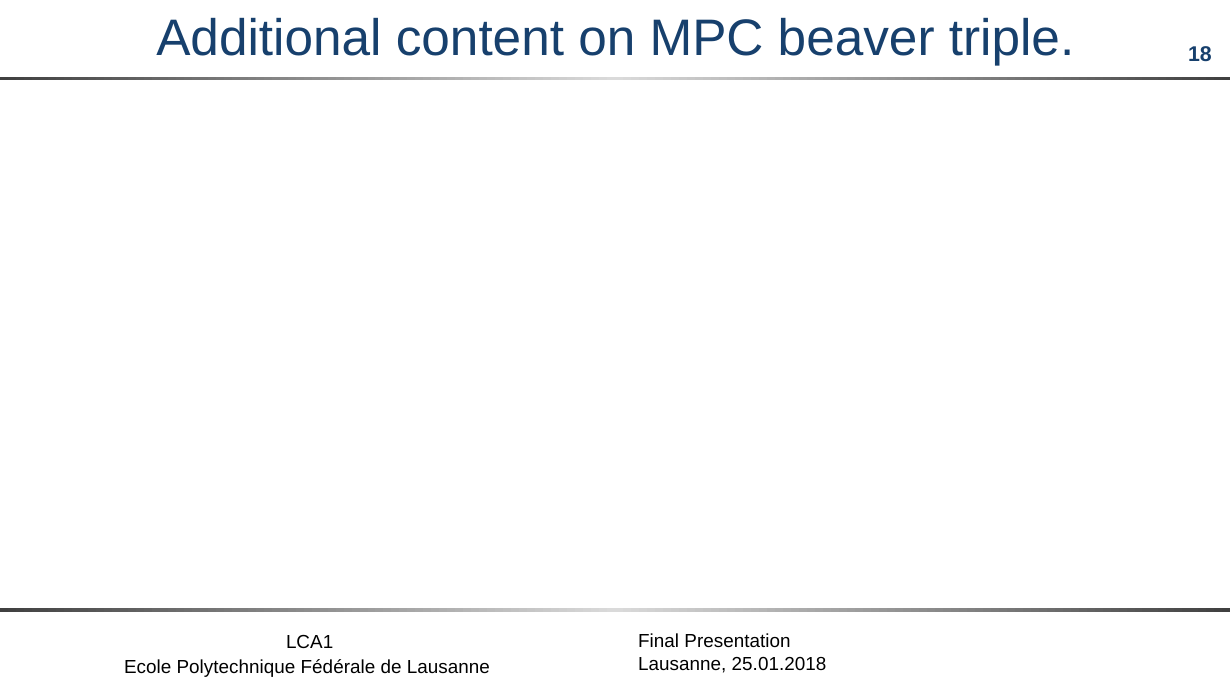
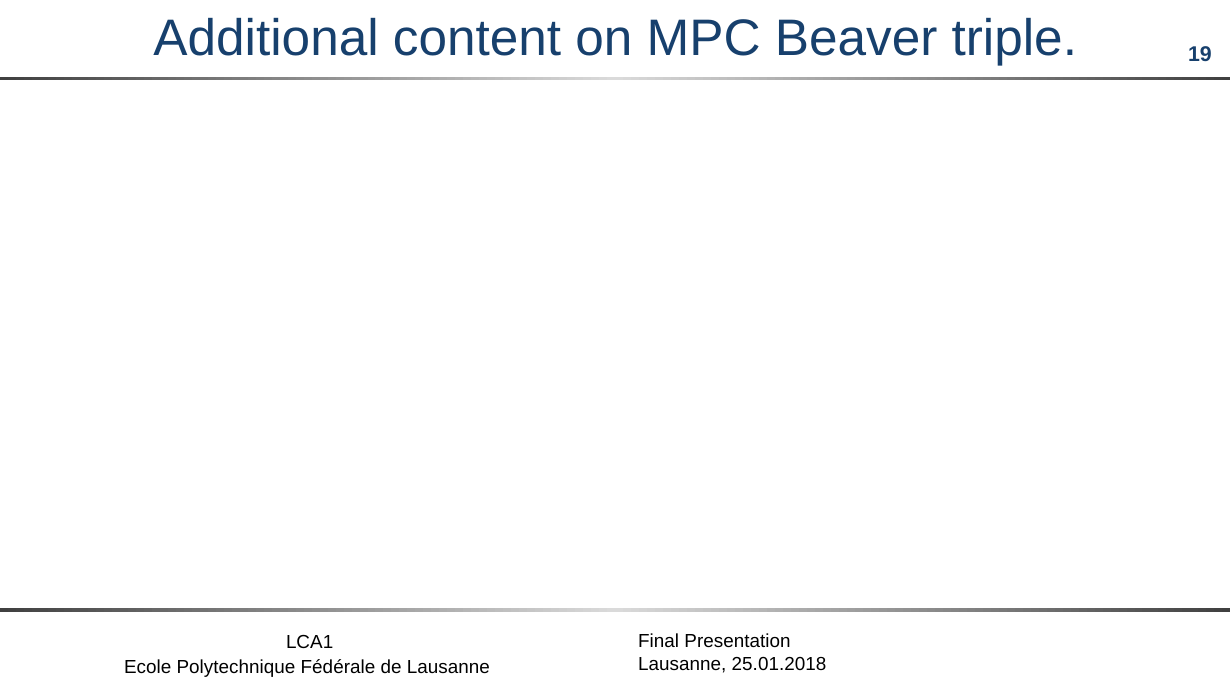
Before and after one commit to maxpr/MasterProjectDocuments, a slide deck: slide 19 of doc/FinalPresentation.pptx (slide 18 before the commit). Drawn at 1232x693 pixels with LibreOffice and Linux fonts; fonts in the diff are those of the drawing; grey boxes stand for pictures; background and template pictures are left out. Boxes give left, top, right and bottom in pixels: in the first picture for what was removed or moved away, otherwise in the second. Text is boxed around its words. In the diff, an @@ line names an element or a change of style, - is before the commit and + after.

```diff
--- a/doc/FinalPresentation.pptx
+++ b/doc/FinalPresentation.pptx
@@ title at box(153, 17, 1077, 65): text changed @@
-Additional content on MPC beaver triple.
+Additional content on MPC Beaver triple.
@@ page number at box(1188, 46, 1212, 62): text changed @@
-18
+19
```
Also in this commit, not shown: 13 other slides changed, 4 slides added, 3 slides removed, 10 other files.
